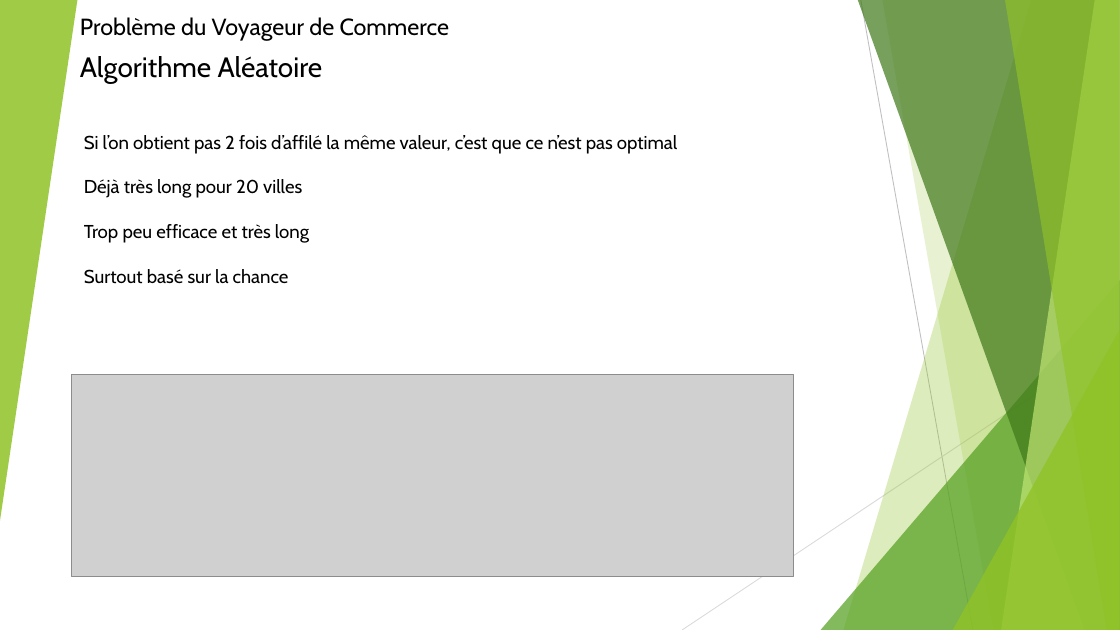
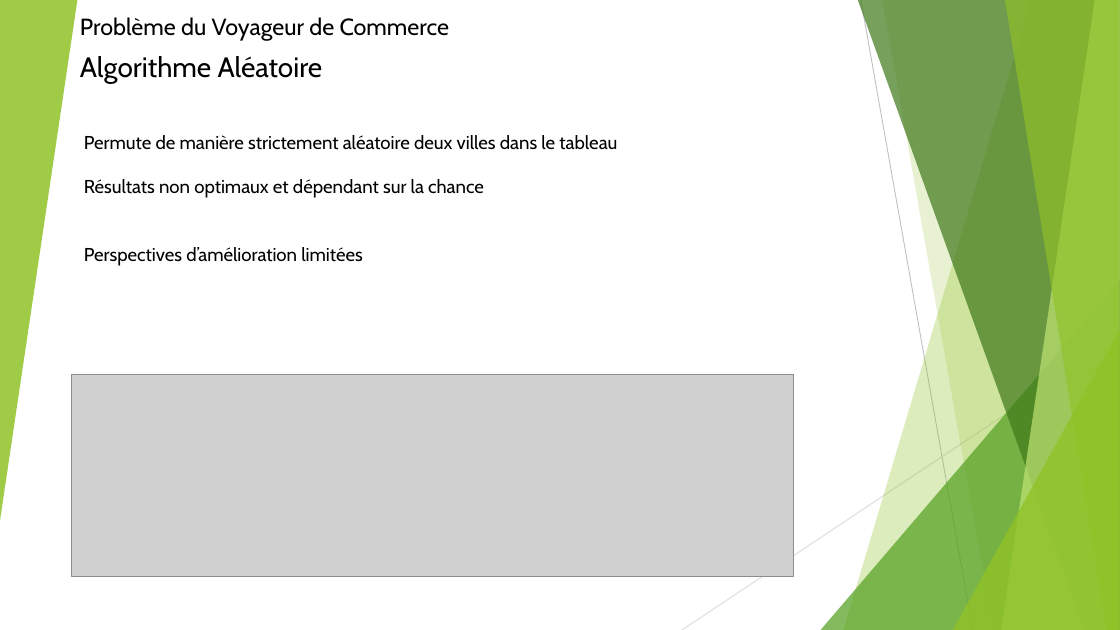
Before and after one commit to Spl4shh/ProjetVoyageurCommerce, a slide deck: slide 5 of PresentationProjetTutoré.pptx. Drawn at 1120x630 pixels with LibreOffice and Linux fonts; fonts in the diff are those of the drawing; grey boxes stand for pictures. Boxes give left, top, right and bottom in pixels: in the first picture for what was removed or moved away, otherwise in the second. Text is boxed around its words. In the diff, an @@ line names an element or a change of style, - is before the commit and + after.

```diff
--- a/PresentationProjetTutoré.pptx
+++ b/PresentationProjetTutoré.pptx
@@ text removed at (x1=84, y1=135, x2=677, y2=284) @@
-Si l’on obtient pas 2 fois d’affilé la même valeur, c’est que ce n’est pas optimal
-Déjà très long pour 20 villes
-Trop peu efficace et très long
-Surtout basé sur la chance
@@ text added at (x1=84, y1=135, x2=617, y2=266), 16 pt, text #000000 @@
+Permute de manière strictement aléatoire deux villes dans le tableau
+Résultats non optimaux et dépendant sur la chance
+Perspectives d’amélioration limitées
```
Also in this commit, not shown: 2 other slides changed.
